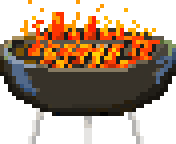
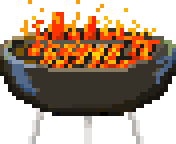
Two versions of the same layered image (176x144). Layer-by-layer changes:
painted on "Layer 1" over [32, 44, 148, 68]
